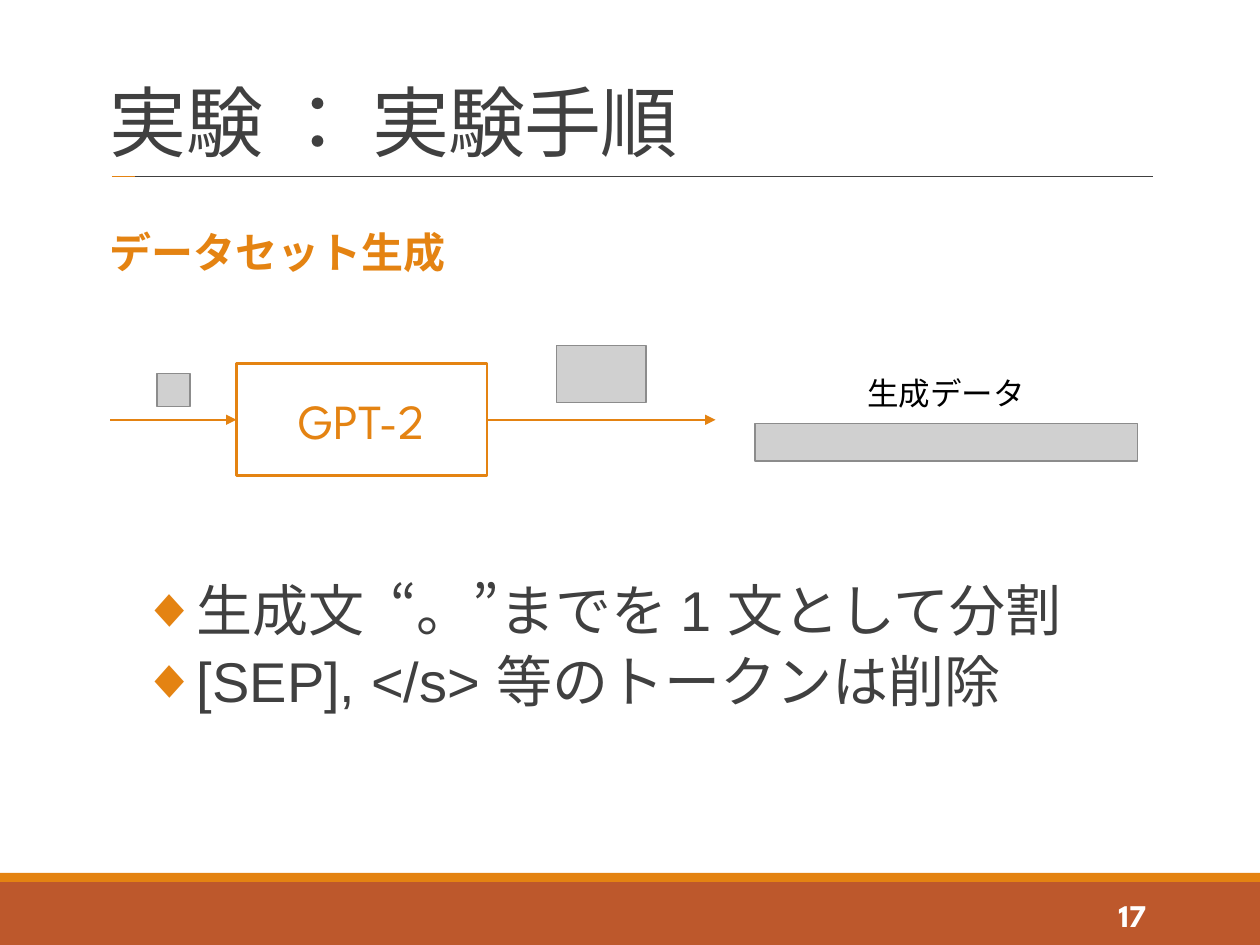
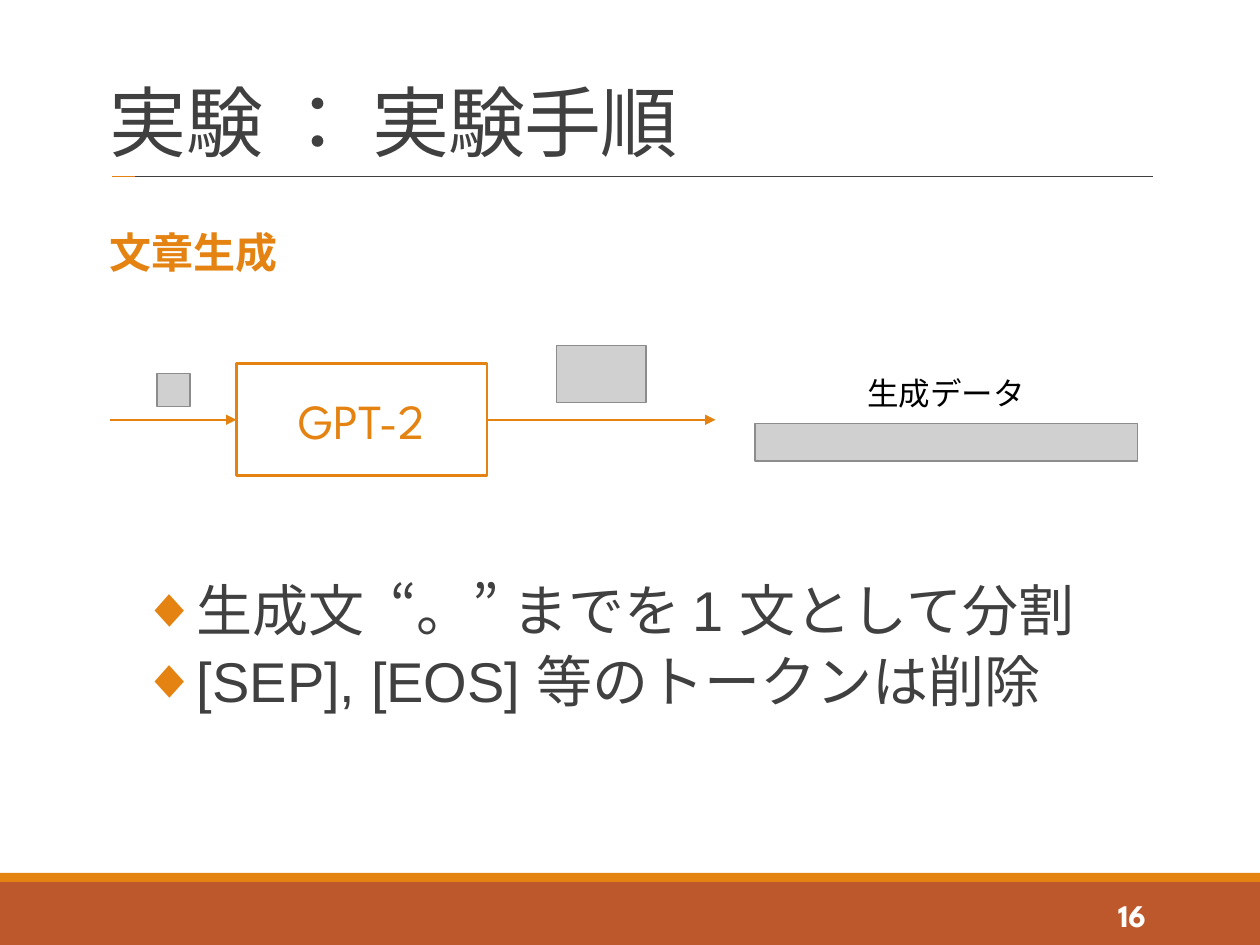
Before and after one commit to tatsuya-sugiyama/WeeklyReport, a slide deck: slide 16 of report/2021_t_1st/2021_1st_sugiyama.pptx (slide 17 before the commit). Drawn at 1260x945 pixels with LibreOffice and Linux fonts; fonts in the diff are those of the drawing; grey boxes stand for pictures. Boxes give left, top, right and bottom in pixels: in the first picture for what was removed or moved away, otherwise in the second. Text is boxed around its words. In the diff, an @@ line names an element or a change of style, - is before the commit and + after.

```diff
--- a/report/2021_t_1st/2021_1st_sugiyama.pptx
+++ b/report/2021_t_1st/2021_1st_sugiyama.pptx
@@ text at <box>110,232,278,272</box>: text changed @@
-データセット生成
+文章生成
@@ text at <box>197,582,1074,713</box>: text changed @@
-  ◆ 生成文 “。”までを 1 文として分割
-  ◆ [SEP], </s> 等のトークンは削除
+  ◆ 生成文 “。” までを 1 文として分割
+  ◆ [SEP], [EOS] 等のトークンは削除
@@ page number at <box>1118,906,1146,928</box>: text changed @@
-17
+16
```
Also in this commit, not shown: 18 other slides changed, 5 slides added, 1 slide removed, 2 other files.
